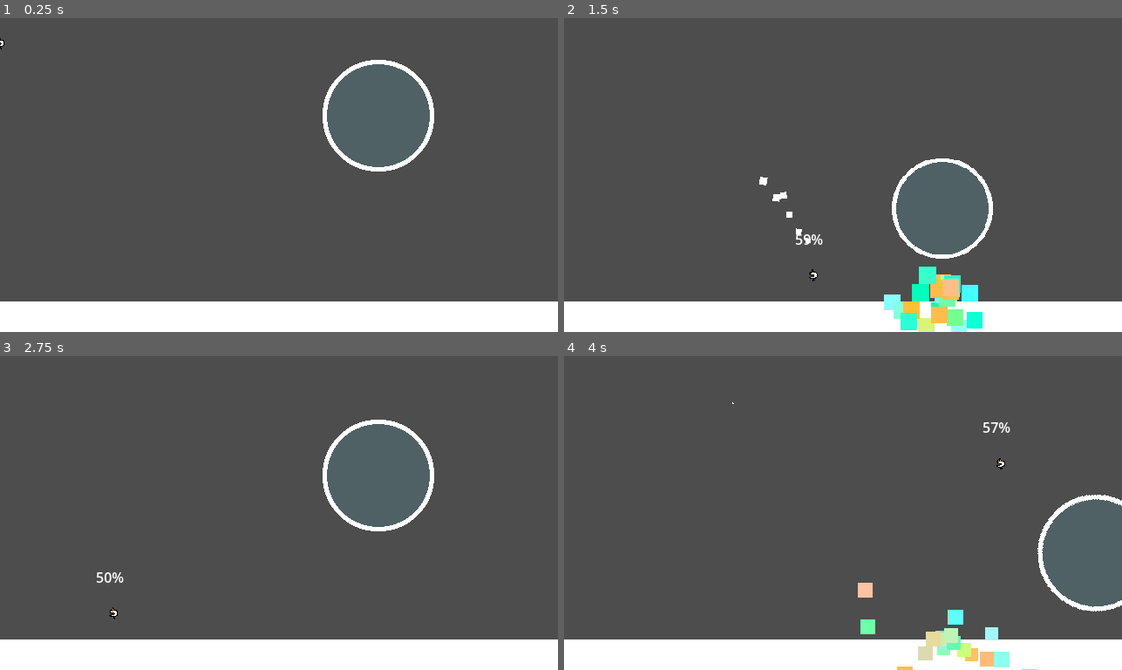
Above: before the commit, frames 1-4 (two rows, left to right).
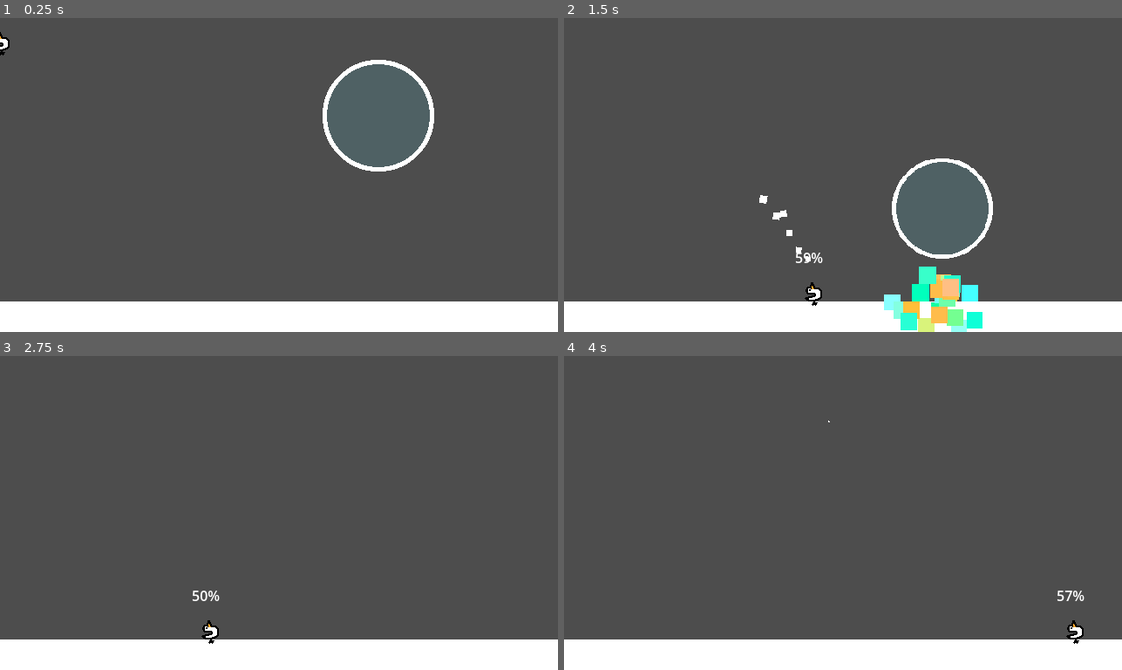
Above: after the commit, the same moments.

Repository: ron0studios/Global-Game-Jam-2025
Game: Godot game, scene res://objects/sandbox.tscn
Same seed, same stepped clock (60 frames per second), same inputs: the game is played once before the commit and once after it. The engine's default icon, where the game draws it, is replaced by a stand-in: a white triangle on a blue panel in a dark square.
Inputs (mouse positions are in pixels of both pictures, inside the frame that each line leads up to):
- Up to frame 1 (0.25 s): no input
- Up to frame 2 (1.5 s): move the mouse to (965, 159) at 0.52 s; hold Space (blow) 0.53-1.28 s; hold Right (ui_right) from 0.53 s (still down); tap W (jump) at 0.77 s; move the mouse to (731, 190) at 1.27 s; tap Space (blow) at 1.35 s
- Up to frame 3 (2.75 s): tap W (jump) at 1.52 s; move the mouse to (334, 443) at 2.02 s; release Right (ui_right) at 2.03 s; hold Left (ui_left) from 2.03 s (still down); hold Space (blow) from 2.03 s (still down)
- Up to frame 4 (4 s): move the mouse to (815, 575) at 2.77 s; release Left (ui_left) at 2.78 s; release Space (blow) at 2.78 s; hold Right (ui_right) from 2.78 s (still down); tap Space (blow) at 2.85 s; tap W (jump) at 3.02, 3.77 s; move the mouse to (1010, 560) at 3.52 s; hold Space (blow) from 3.53 s (still down)

The runs differ from the first frame. In frame 1, less than 0.1% of the frame differs, in the area x 0-2%, y 4-12%; in frame 2, 0.6%; in frame 3, 1.2%; in frame 4, 2.4%, in the area x 30-100%, y 14-100%.
Error after the commit: Parse Error: Unexpected "Identifier" in class body. (res://objects/global.gd:0)

Commit message:
adding global vars
start of waterlevel stuff

Diff:
--- /dev/null
+++ b/objects/buoyancy.gd
@@ -0,0 +1,7 @@
+extends Node
+
+@onready var parent = get_parent()
+func _process(delta: float) -> void:
+	if parent.position.y > Global.water_level:
+		#uhhh we get to this later
+		pass
--- /dev/null
+++ b/objects/buoyancy.tscn
@@ -0,0 +1,6 @@
+[gd_scene load_steps=2 format=3 uid="uid://dfuf1ioymn73j"]
+
+[ext_resource type="Script" path="res://objects/buoyancy.gd" id="1_dtlcc"]
+
+[node name="Buoyancy" type="Node"]
+script = ExtResource("1_dtlcc")
--- /dev/null
+++ b/objects/global.gd
@@ -0,0 +1,3 @@
+#NOTE: Add any global stuff here! This persists across scenes.
+#Refer to the attributes with Global.attribute_name
+water_level = 200
--- a/objects/player.tscn
+++ b/objects/player.tscn
@@ -5,6 +5,7 @@
 [ext_resource type="Texture2D" uid="uid://ctfpdlxbeg7qt" path="res://assets/player.png" id="3_po0rm"]
 
 [sub_resource type="RectangleShape2D" id="RectangleShape2D_f0w82"]
+size = Vector2(5.33333, 6)
 
 [sub_resource type="AtlasTexture" id="AtlasTexture_3xmbg"]
 atlas = ExtResource("3_po0rm")
@@ -92,7 +93,6 @@
 shape = SubResource("RectangleShape2D_f0w82")
 
 [node name="AnimatedSprite2D" type="AnimatedSprite2D" parent="."]
-scale = Vector2(0.5, 0.5)
 sprite_frames = SubResource("SpriteFrames_y1w2h")
 animation = &"turn"
 frame_progress = 0.404462
--- a/project.godot
+++ b/project.godot
@@ -14,6 +14,10 @@
 run/main_scene="res://objects/sandbox.tscn"
 config/features=PackedStringArray("4.3", "Forward Plus")
 config/icon="res://icon.svg"
+
+[autoload]
+
+Global="*res://objects/global.gd"
 
 [display]
 
